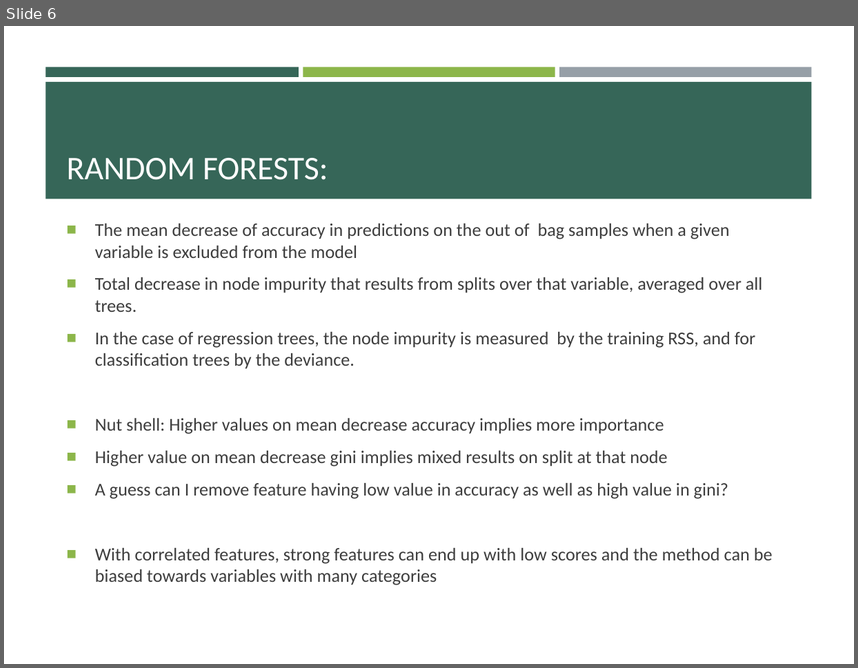
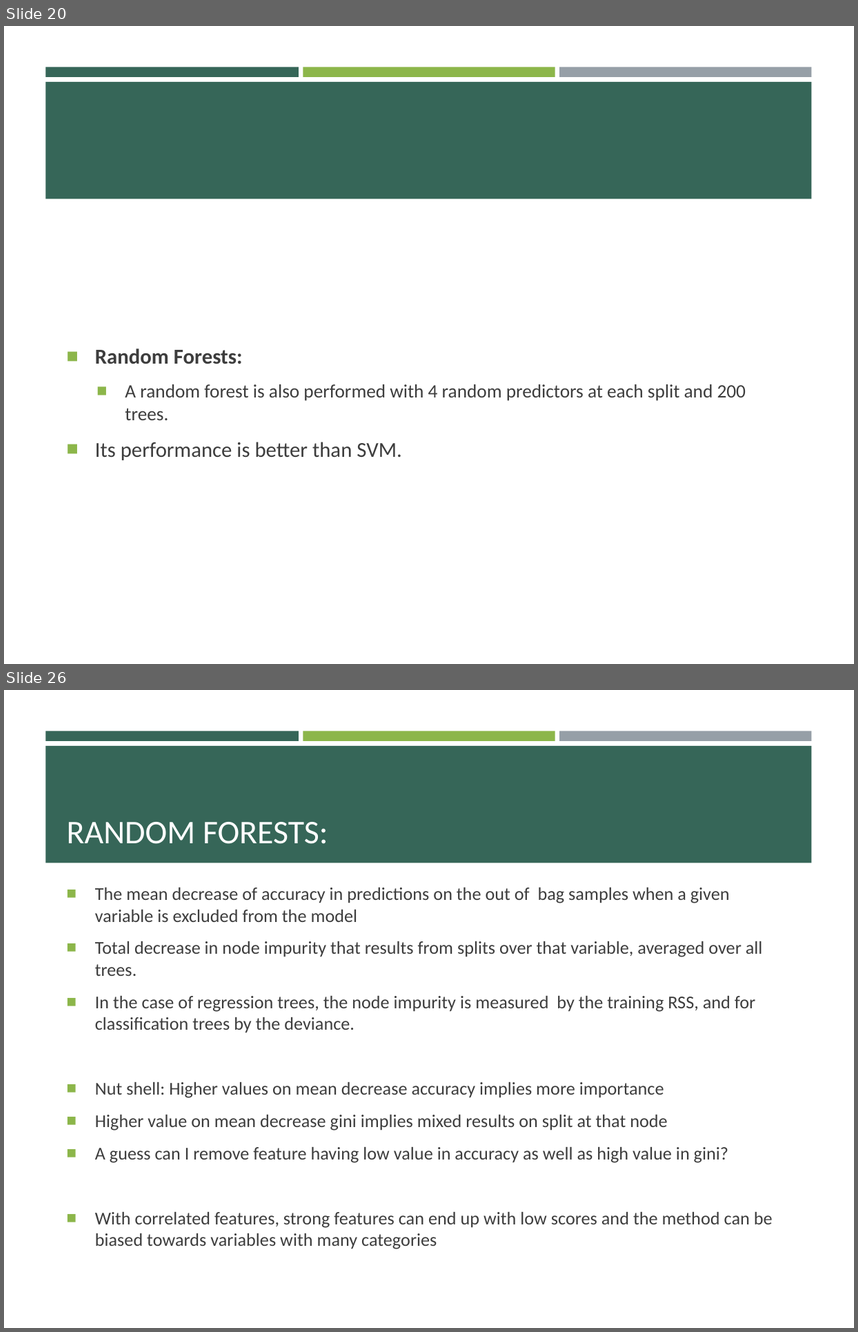
Before and after one commit to pulkitjain1004/autoRL, a slide deck: Record_Linkage.pptx. Shown one above the other, each under a label of ours: slide 6 before the commit, slides 20 and 26 after it; the slides between them are not shown. The pictures are 858x668 and 858x1332 pixels, drawn with LibreOffice and Linux fonts; fonts in the diff are those of the drawing. Boxes give left, top, right and bottom in pixels: in the first picture for what was removed or moved away, otherwise in the second. Text is boxed around its words. In the diff, an @@ line names an element or a change of style, - is before the commit and + after.

```diff
--- a/Record_Linkage.pptx
+++ b/Record_Linkage.pptx
@@ slide 20 added at [4, 26, 854, 664], background #FFFFFF; not listed: 4 template elements that a slide beside it also shows @@
@@ text added at [95, 348, 746, 460], 16 pt, text #3D3D3D @@
+■ Random Forests:
+  ■ A random forest is also performed with 4 random predictors at each split and 200 trees.
+■ Its performance is better than SVM.
@@ what was slide 6 is now slide 26 @@
```
Also in this commit, not shown: 1 slide changed, 21 other slides added, 1 slide removed.
